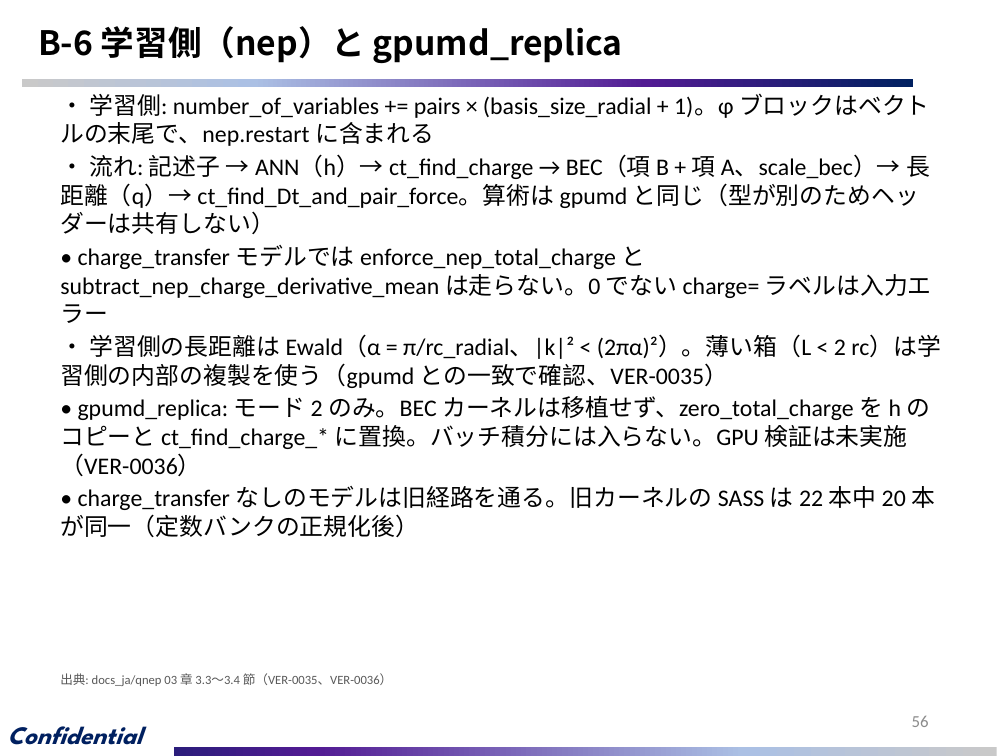
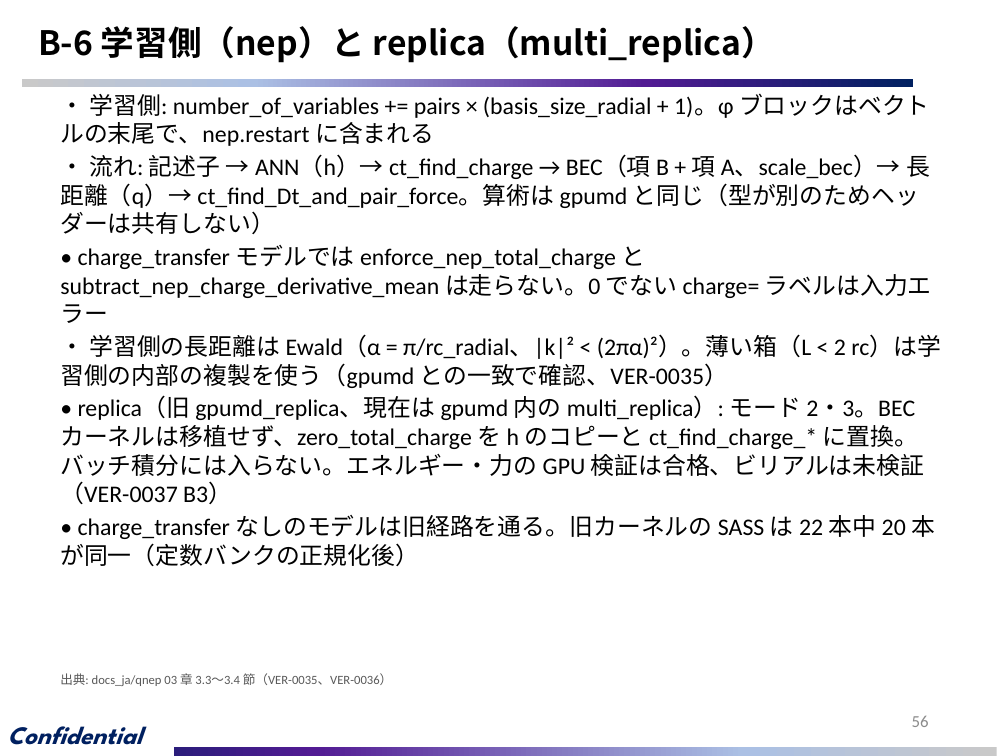
Before and after one commit to mkatouda/GPUMD, a slide deck: slide 56 of docs_ja/slides/GPUMD_dftd_qnep_report.pptx. Drawn at 1008x756 pixels with LibreOffice and Linux fonts; fonts in the diff are those of the drawing; background and template pictures are left out. Boxes give left, top, right and bottom in pixels: in the first picture for what was removed or moved away, otherwise in the second. Text is boxed around its words. In the diff, an @@ line names an element or a change of style, - is before the commit and + after.

Commit message:
docs_ja: update for the upstream merge (5c67f365): replica now inside gpumd, legacy format conversion, UPSTREAM-0003 withdrawn, deck rebuilt (DR-001..006)
- qnep/dftd/workreport/slides scripts: gpumd_replica and main_replica replaced by multi_replica (energy/force verified, no BEC, virial not verified); dftd2/dftd3 not available in multi_replica; dftd3 upstream changes not adopted.
- UPSTREAM-0003 described as withdrawn, fixed upstream by c79ed9a4; full regression done on the merged tree (VER-0037).
- GPUMD_dftd_qnep_report.pptx regenerated (27 main + 37 appendix).

```diff
--- a/docs_ja/slides/GPUMD_dftd_qnep_report.pptx
+++ b/docs_ja/slides/GPUMD_dftd_qnep_report.pptx
@@ title at bbox=[38, 26, 775, 63]: text changed @@
-B-6 学習側（nep）と gpumd_replica
+B-6 学習側（nep）と replica（multi_replica）
@@ text at bbox=[60, 396, 924, 504]: text changed @@
-• gpumd_replica: モード 2 のみ。BEC カーネルは移植せず、zero_total_charge を h のコピーと ct_find_charge_* に置換。バッチ積分には入らない。GPU 検証は未実施（VER-0036）
+• replica（旧 gpumd_replica、現在は gpumd 内の multi_replica）: モード 2・3。BEC カーネルは移植せず、zero_total_charge を h のコピーと ct_find_charge_* に置換。バッチ積分には入らない。エネルギー・力の GPU 検証は合格、ビリアルは未検証（VER-0037 B3）
```
Also in this commit, not shown: 9 other slides changed, 15 other files.
